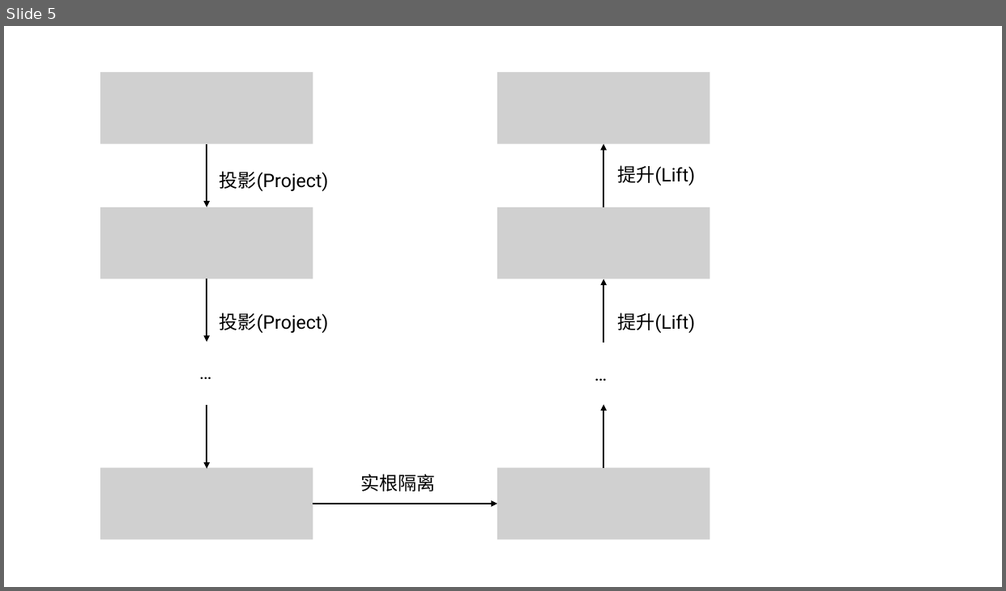
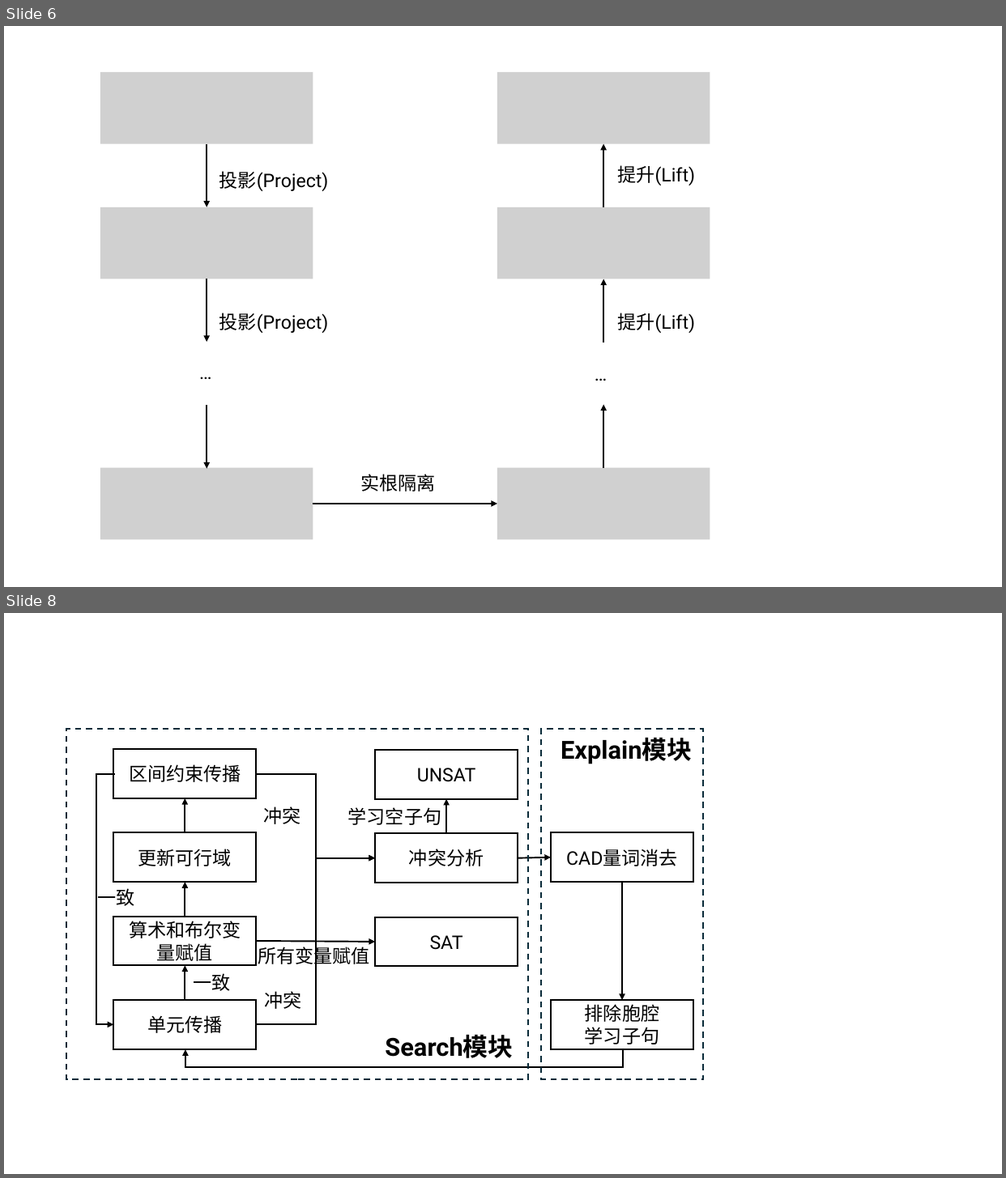
Before and after one commit to yogurt-shadow/Master_Thesis, a slide deck: draw.pptx. Shown one above the other, each under a label of ours: slide 5 before the commit, slides 6 and 8 after it; the slides between them are not shown. The pictures are 1006x591 and 1006x1178 pixels, drawn with LibreOffice and Linux fonts; fonts in the diff are those of the drawing; grey boxes stand for pictures. Boxes give left, top, right and bottom in pixels: in the first picture for what was removed or moved away, otherwise in the second. Text is boxed around its words. In the diff, an @@ line names an element or a change of style, - is before the commit and + after.

```diff
--- a/draw.pptx
+++ b/draw.pptx
@@ slide 8 added at box(4, 613, 1002, 1174), background #FFFFFF @@
@@ rectangle added at box(66, 729, 528, 1080), outline #092A39 1.5 pt dashed @@
@@ rectangle added at box(542, 729, 704, 1080), outline #092A39 1.5 pt dashed @@
@@ rectangle added at box(113, 749, 256, 798), fill #FFFFFF, outline #000000 1.5 pt, 18 pt, text #000000 @@
+区间约束传播
@@ rectangle added at box(375, 750, 518, 799), fill #FFFFFF, outline #000000 1.5 pt, 18 pt, text #000000 @@
+UNSAT
@@ text added at box(560, 737, 692, 764), 24 pt, text #000000, bold @@
+Explain模块
@@ elbow arrow added from (115, 774) to (113, 1024), #000000 1.5 pt @@
@@ elbow arrow added from (256, 774) to (375, 858), #000000 1.5 pt @@
@@ arrow added from (185, 833) to (185, 798), #000000 1.5 pt @@
@@ text added at box(264, 807, 301, 824), 18 pt, text #000000 @@
+冲突
@@ arrow added from (446, 834) to (446, 799), #000000 1.5 pt @@
@@ text added at box(348, 807, 441, 825), 18 pt, text #000000 @@
+学习空子句
@@ rectangle added at box(113, 833, 256, 883), fill #FFFFFF, outline #000000 1.5 pt, 18 pt, text #000000 @@
+更新可行域
@@ rectangle added at box(375, 834, 518, 884), fill #FFFFFF, outline #000000 1.5 pt, 18 pt, text #000000 @@
+冲突分析
@@ rectangle added at box(551, 833, 693, 883), fill #FFFFFF, outline #000000 1.5 pt, 18 pt, text #000000 @@
+CAD量词消去
@@ elbow arrow added from (256, 1024) to (375, 858), #000000 1.5 pt @@
@@ arrow added from (518, 858) to (551, 858), #000000 1.5 pt @@
@@ text added at box(97, 888, 134, 906), 18 pt, text #000000 @@
+一致
@@ arrow added from (185, 916) to (185, 882), #000000 1.5 pt @@
@@ arrow added from (622, 882) to (622, 1000), #000000 1.5 pt @@
@@ rectangle added at box(113, 916, 256, 965), fill #FFFFFF, outline #000000 1.5 pt, 18 pt, text #000000 @@
+算术和布尔变量赋值
@@ rectangle added at box(375, 917, 518, 966), fill #FFFFFF, outline #000000 1.5 pt, 18 pt, text #000000 @@
+SAT
@@ arrow added from (256, 941) to (375, 942), #000000 1.5 pt @@
@@ text added at box(258, 944, 370, 968), 18 pt, text #000000 @@
+所有变量赋值
@@ arrow added from (185, 1000) to (185, 965), #000000 1.5 pt @@
@@ text added at box(193, 973, 230, 991), 18 pt, text #000000 @@
+一致
@@ rectangle added at box(113, 1000, 256, 1050), fill #FFFFFF, outline #000000 1.5 pt, 18 pt, text #000000 @@
+单元传播
@@ text added at box(265, 991, 302, 1009), 18 pt, text #000000 @@
+冲突
@@ rectangle added at box(551, 1000, 693, 1050), fill #FFFFFF, outline #000000 1.5 pt, 18 pt, text #000000 @@
+排除胞腔
+学习子句
@@ elbow arrow added from (623, 1049) to (185, 1050), #000000 1.5 pt @@
@@ text added at box(385, 1034, 513, 1059), 24 pt, text #000000, bold @@
+Search模块
@@ what was slide 5 is now slide 6 @@
```
Also in this commit, not shown: 1 slide changed, 2 other slides added, 1 slide removed, 25 other files.
